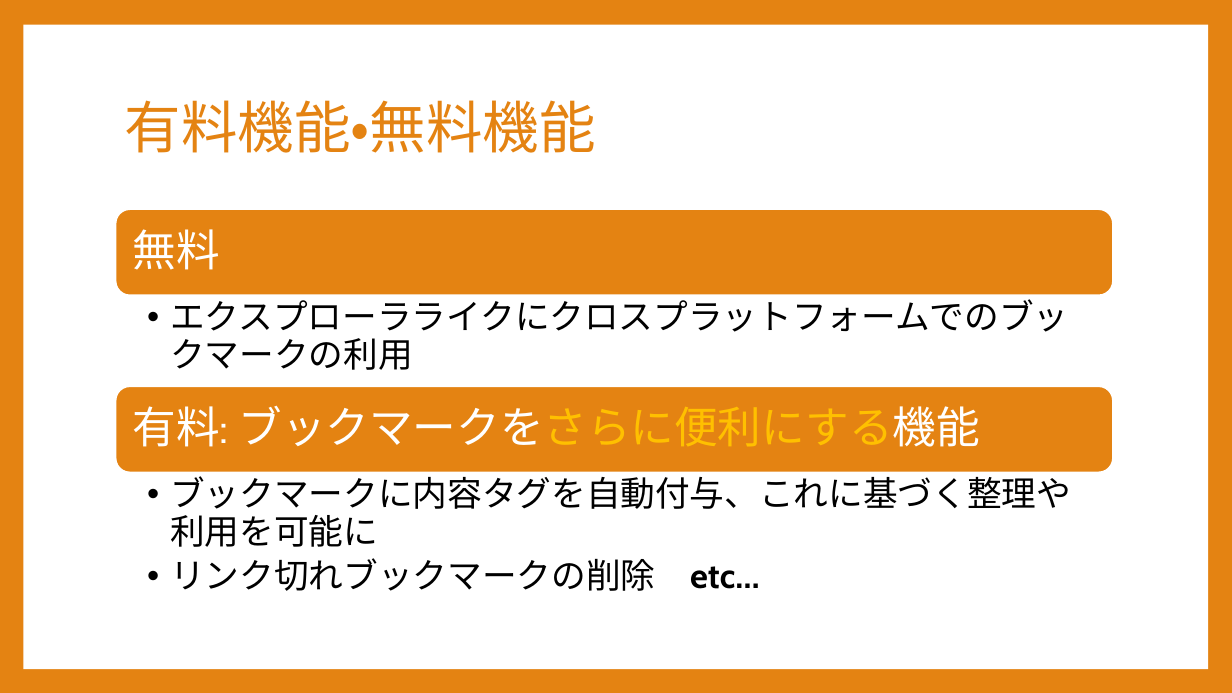
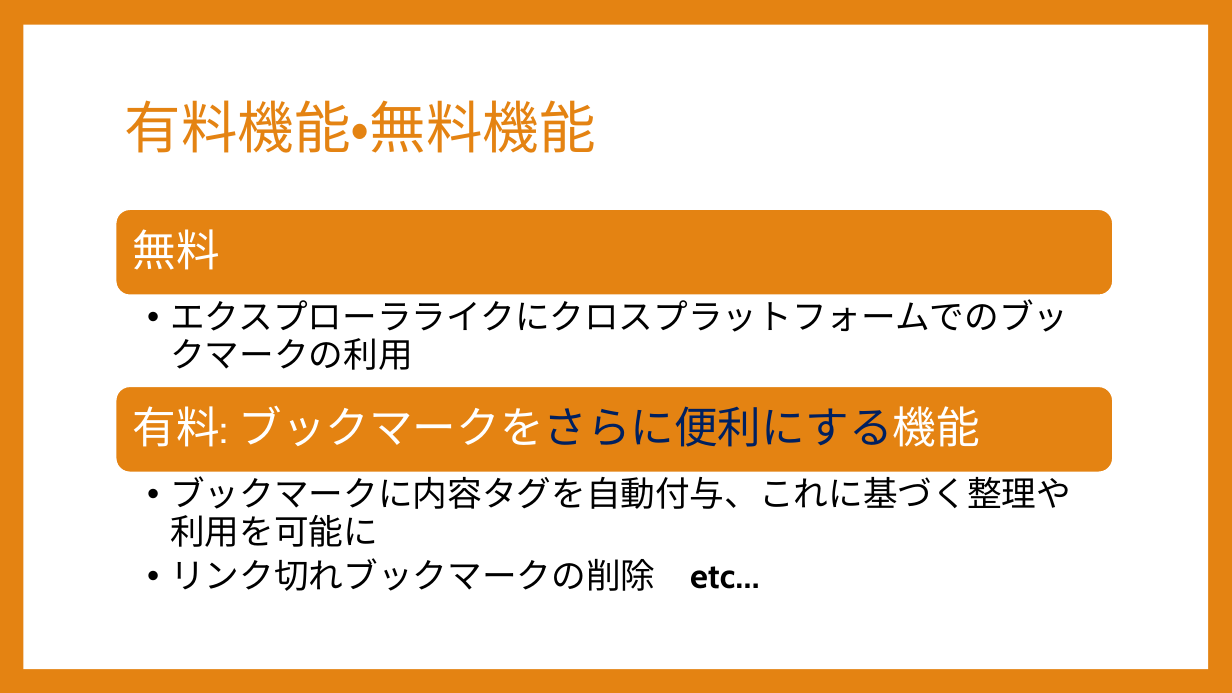
Before and after one commit to Sorarinu/ProjectP2016_F, a slide deck: slide 20 of production-idea/最終発表.pptx (slide 19 before the commit). Drawn at 1232x693 pixels with LibreOffice and Linux fonts; fonts in the diff are those of the drawing. Boxes give left, top, right and bottom in pixels: in the first picture for what was removed or moved away, otherwise in the second. Text is boxed around its words. In the diff, an @@ line names an element or a change of style, - is before the commit and + after.

```diff
--- a/production-idea/最終発表.pptx
+++ b/production-idea/最終発表.pptx
@@ text "有料: ブックマークをさらに便利にする機能" at box(133, 405, 980, 447): text colour #FFC000 to #002060 in "ブックマークをさらに便利にする機能" @@
```
Also in this commit, not shown: 5 other slides changed, 1 slide added, 1 other file.
